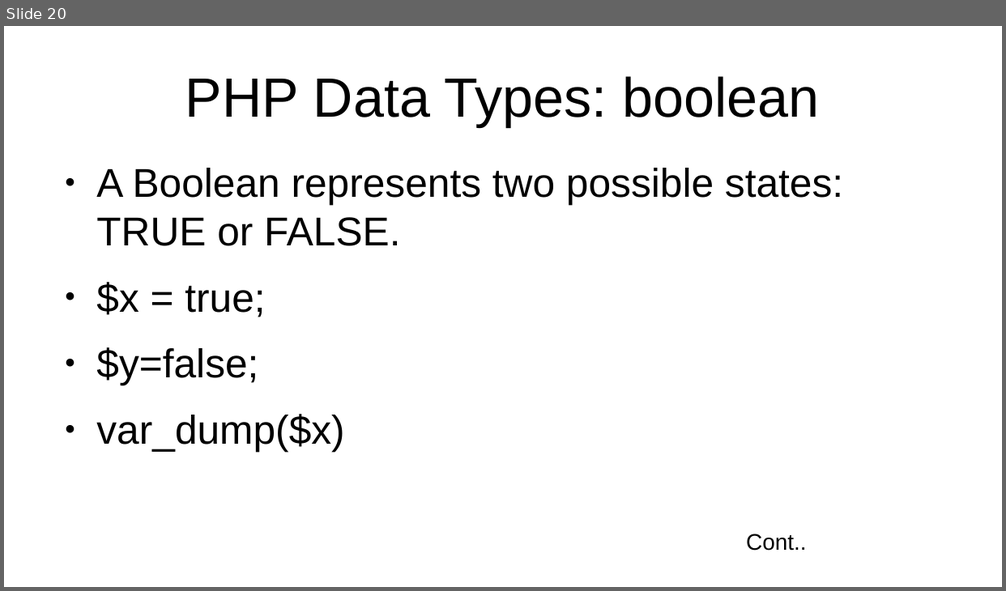
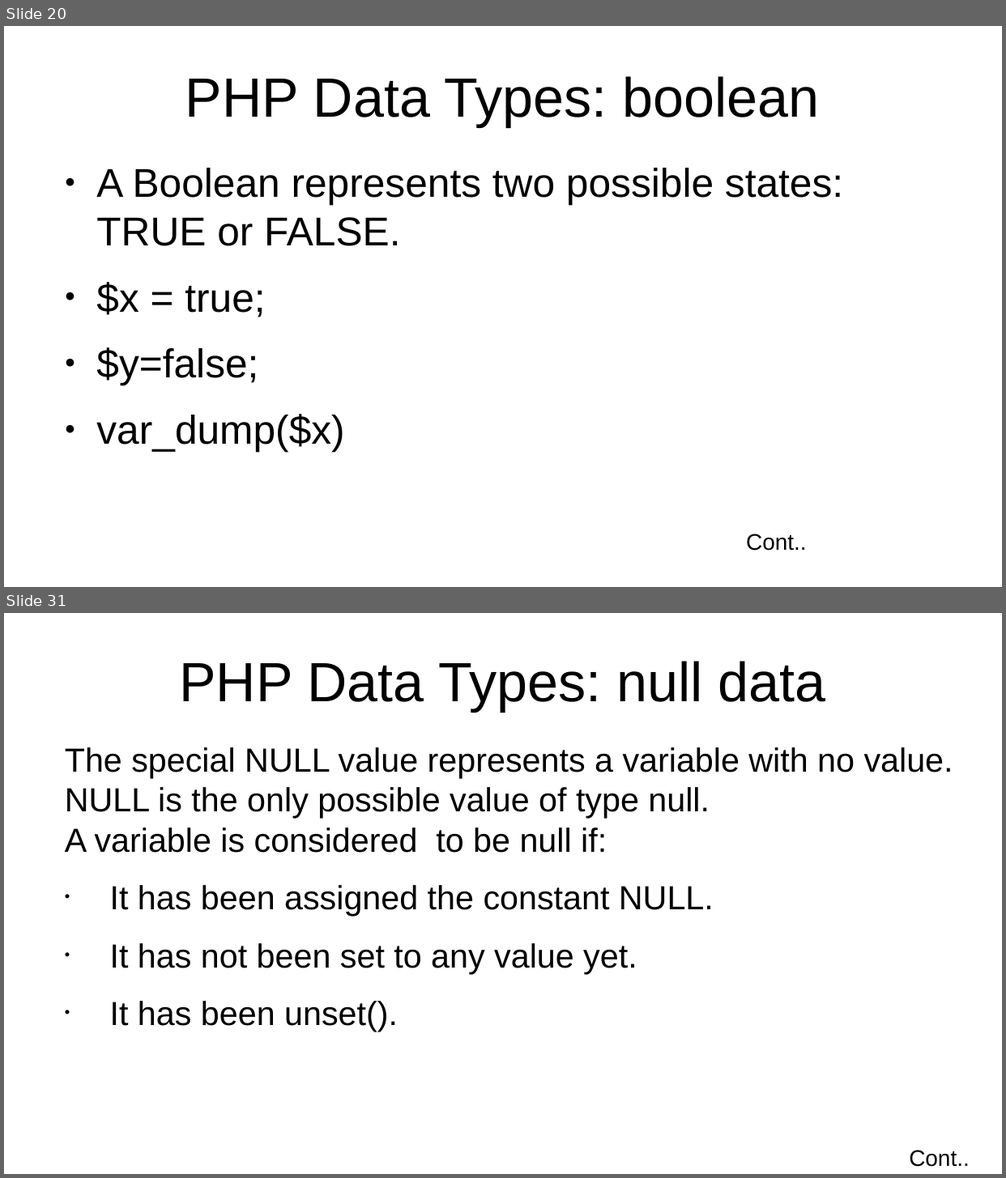
Before and after one commit to jhashuva/MVCTS, a slide deck: php/php_intro.pptx. Shown one above the other, each under a label of ours: slide 20 before the commit, slides 20 and 31 after it; the slides between them are not shown. The pictures are 1006x591 and 1006x1178 pixels, drawn with LibreOffice and Linux fonts; fonts in the diff are those of the drawing. Boxes give left, top, right and bottom in pixels: in the first picture for what was removed or moved away, otherwise in the second. Text is boxed around its words. In the diff, an @@ line names an element or a change of style, - is before the commit and + after.

```diff
--- a/php/php_intro.pptx
+++ b/php/php_intro.pptx
@@ slide 31 added at (x1=4, y1=613, x2=1002, y2=1174), background #FFFFFF @@
@@ text added at (x1=179, y1=661, x2=825, y2=712), 44 pt, text #000000 @@
+PHP Data Types: null data
@@ text added at (x1=65, y1=747, x2=953, y2=1033), 26.6 pt, text #000000 @@
+The special NULL value represents a variable with no value. NULL is the only possible value of type null.
+A variable is considered to be null if:
+• It has been assigned the constant NULL.
+• It has not been set to any value yet.
+• It has been unset().
@@ text added at (x1=909, y1=1150, x2=969, y2=1167), 18 pt, text #000000 @@
+Cont..
```
Also in this commit, not shown: 9 slides changed, 20 other slides added, 1 slide removed, 3 other files.
